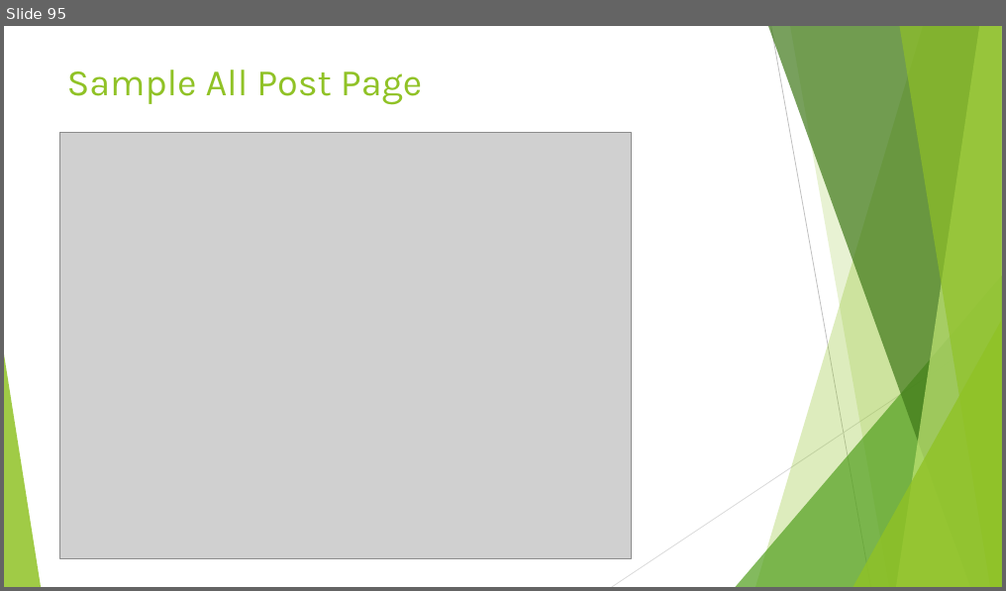
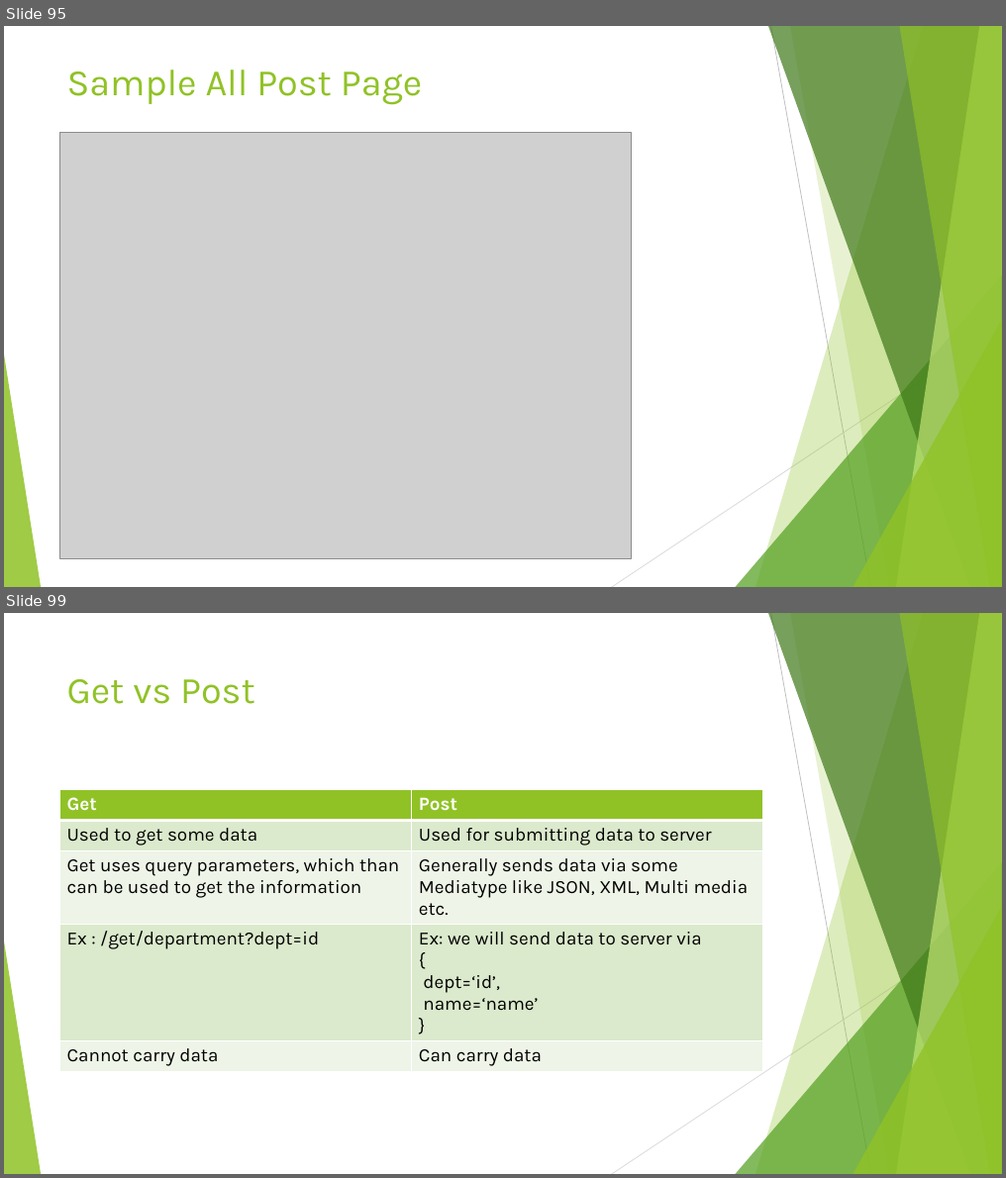
Before and after one commit to edyoda/PD-281220-Session-Code, a slide deck: Django EdYoda.pptx. Shown one above the other, each under a label of ours: slide 95 before the commit, slides 95 and 99 after it; the slides between them are not shown. The pictures are 1006x591 and 1006x1178 pixels, drawn with LibreOffice and Linux fonts; fonts in the diff are those of the drawing; grey boxes stand for pictures. Boxes give left, top, right and bottom in pixels: in the first picture for what was removed or moved away, otherwise in the second. Text is boxed around its words. In the diff, an @@ line names an element or a change of style, - is before the commit and + after.

```diff
--- a/Django EdYoda.pptx
+++ b/Django EdYoda.pptx
@@ slide 99 added at box(4, 613, 1002, 1174), background #FFFFFF; not listed: 10 template elements that a slide beside it also shows @@
@@ title added at box(67, 679, 255, 704), 36 pt, text #90C226 @@
+Get vs Post
@@ table added at box(59, 789, 763, 1075), 5 rows, 2 columns @@
+Get | Post
+Used to get some data | Used for submitting data to server
+Get uses query parameters, which than can be used to get the information | Generally sends data via some Mediatype like JSON, XML, Multi media etc.
+Ex : /get/department?dept=id | Ex: we will send data to server via / { / dept=‘id’, / name=‘name’ / }
+Cannot carry data | Can carry data
```
Also in this commit, not shown: 2 slides changed, 14 other slides added, 21 other files.
